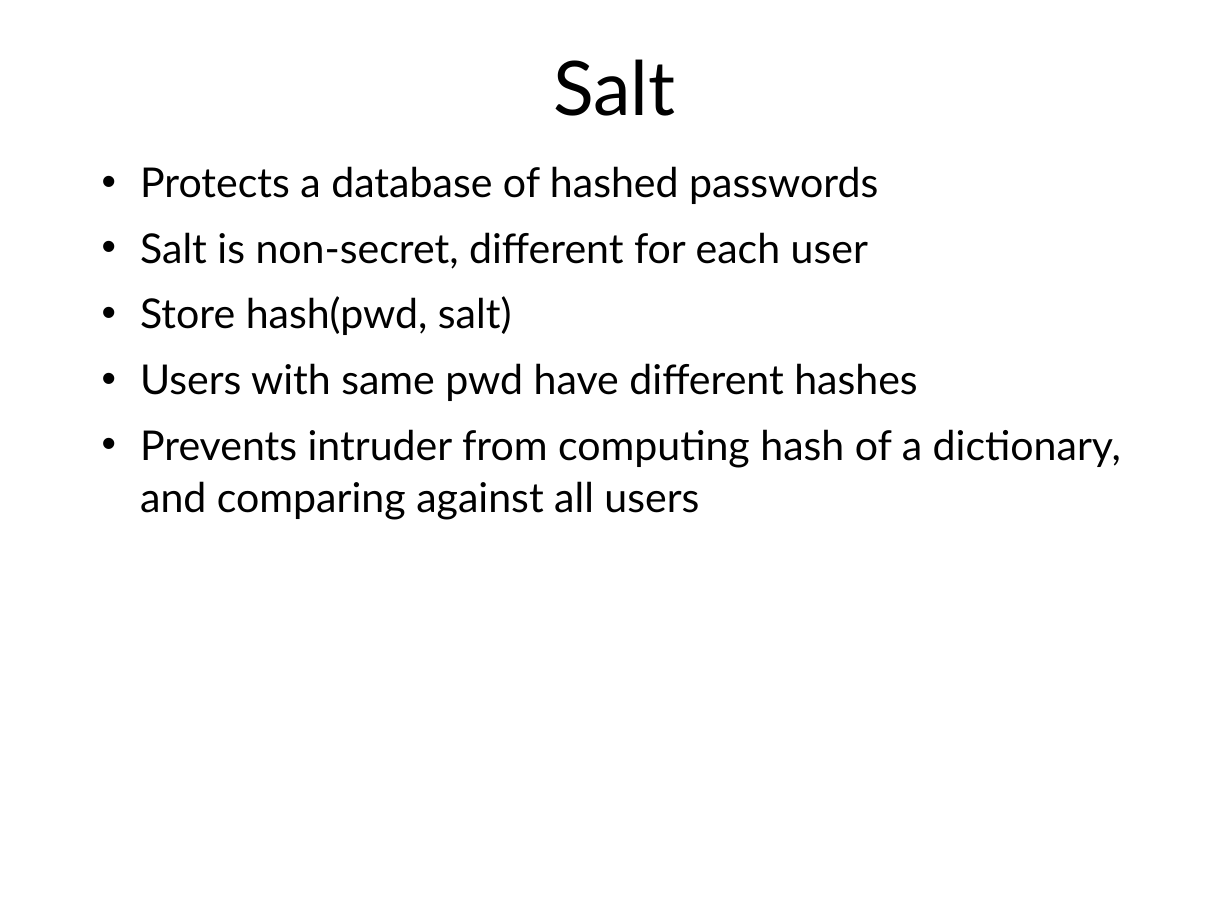
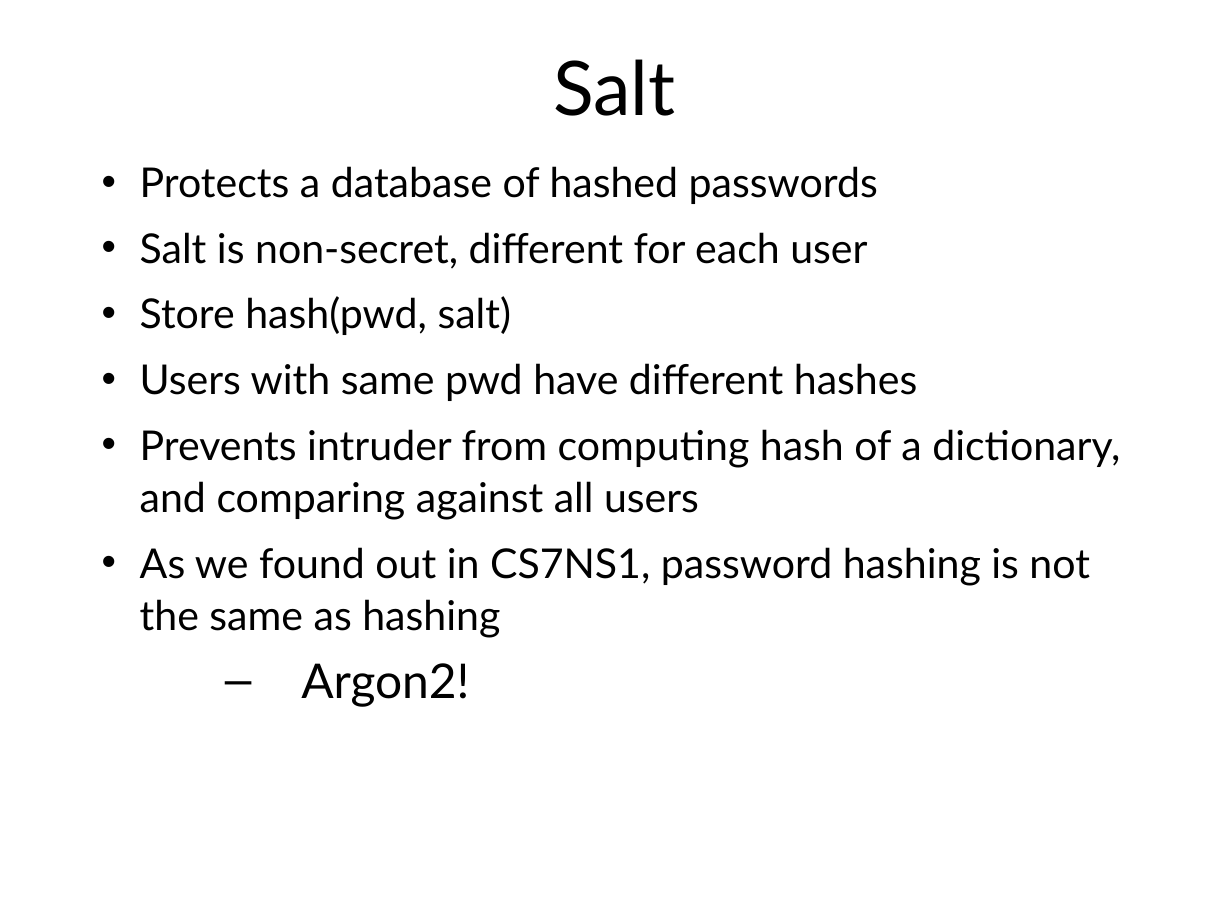
Before and after one commit to sftcd/cs7053, a slide deck: slide 102 of 2016lectures/03-crypto.ppt. Drawn at 1232x924 pixels with LibreOffice and Linux fonts; fonts in the diff are those of the drawing. Boxes give left, top, right and bottom in pixels: in the first picture for what was removed or moved away, otherwise in the second. Text is boxed around its words. In the diff, an @@ line names an element or a change of style, - is before the commit and + after.

```diff
--- a/2016lectures/03-crypto.ppt
+++ b/2016lectures/03-crypto.ppt
@@ text at (140,547,1090,707): paragraphs added @@
+• As we found out in CS7NS1, password hashing is not the same as hashing
+  – Argon2!
```
Also in this commit, not shown: 99 other slides changed, 2 slides added, 5 other files.
